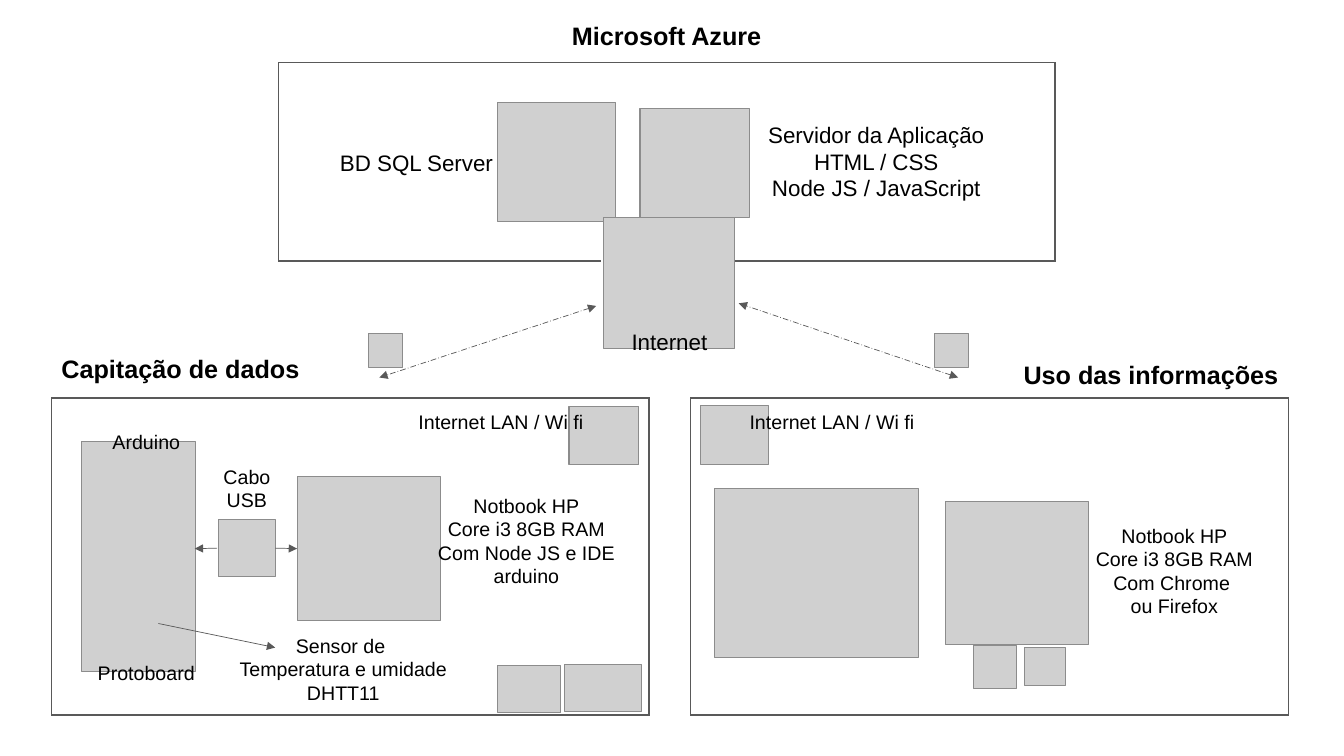
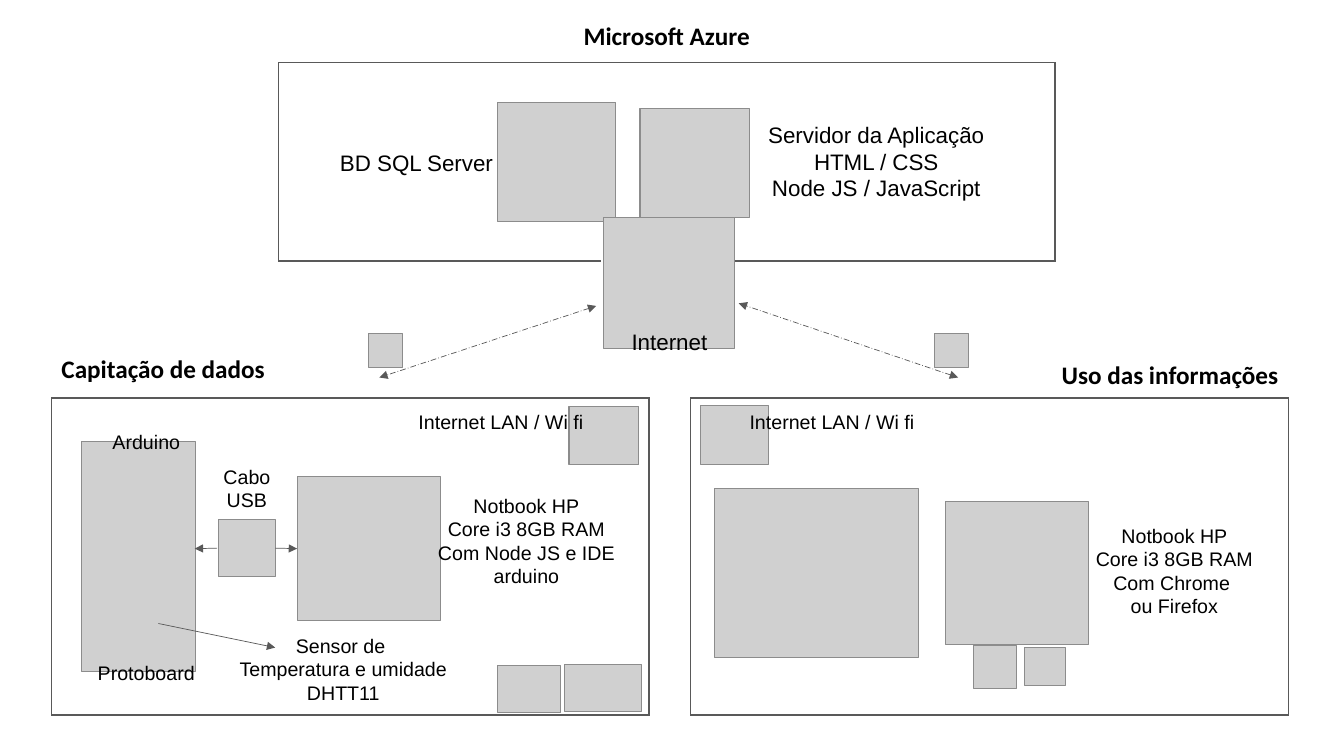
Before and after one commit to gui-ss/projeto-bandtec, a slide deck: slide 10 of Documentação/chameleon.pptx (slide 8 before the commit). Drawn at 1344x756 pixels with LibreOffice and Linux fonts; fonts in the diff are those of the drawing; grey boxes stand for pictures. Boxes give left, top, right and bottom in pixels: in the first picture for what was removed or moved away, otherwise in the second. Text is boxed around its words. In the diff, an @@ line names an element or a change of style, - is before the commit and + after.

```diff
--- a/Documentação/chameleon.pptx
+++ b/Documentação/chameleon.pptx
@@ font Arial to Calibri in 3 elements at [584, 27, 750, 46], [61, 360, 265, 383], [1062, 366, 1278, 389] @@
```
Also in this commit, not shown: 4 other slides changed, 3 slides added, 1 slide removed.
